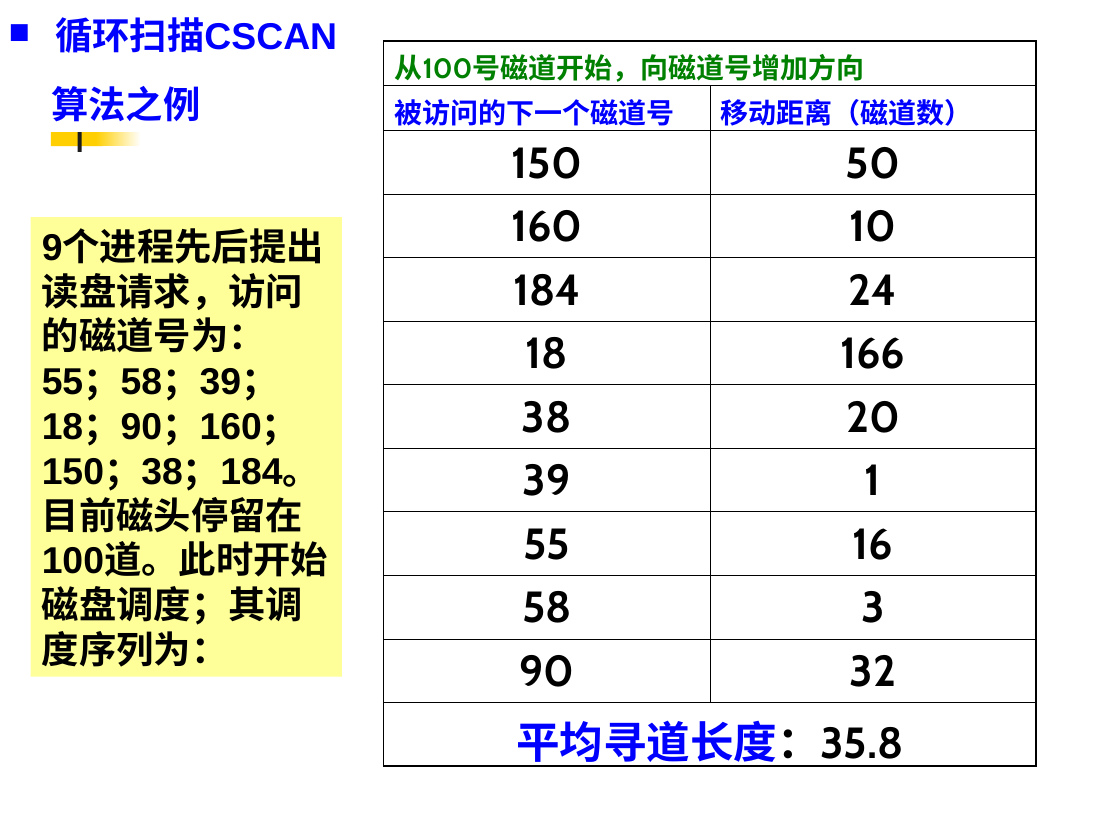
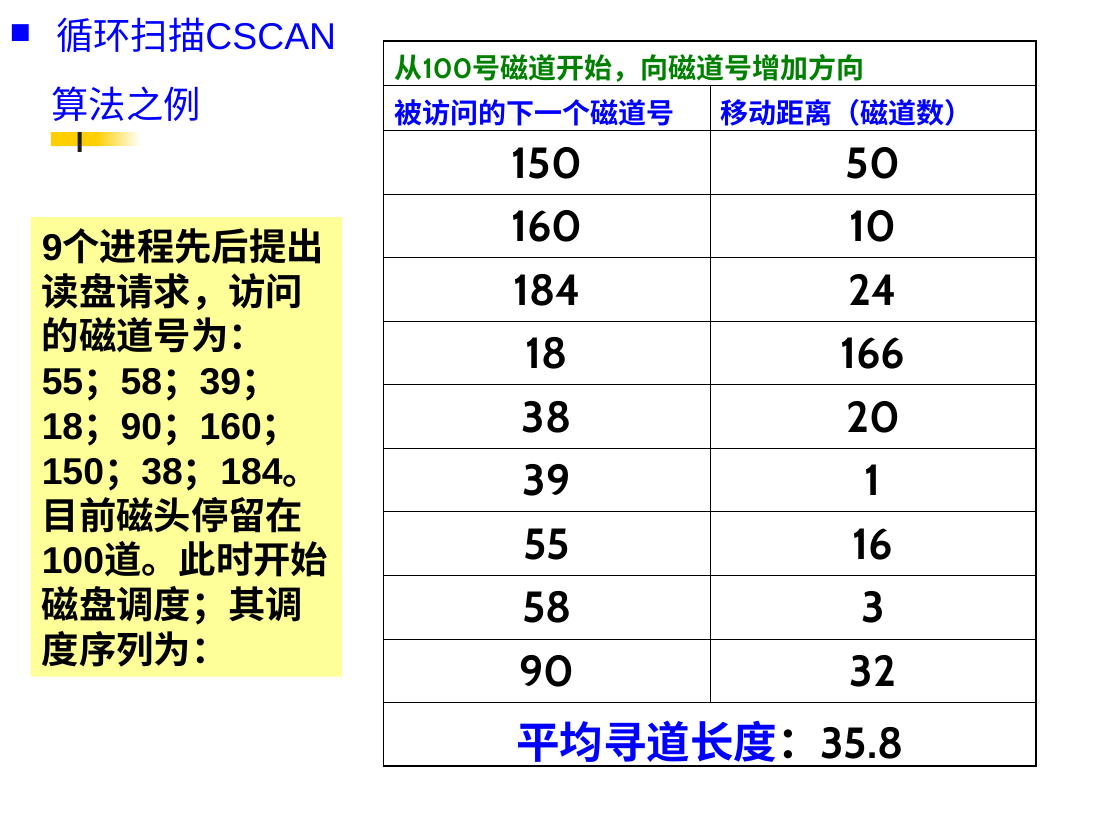
Before and after one commit to edu2act/course-OS, a slide deck: slide 72 of materials/slides/OS_Chap 6.ppt. Drawn at 1120x840 pixels with LibreOffice and Linux fonts; fonts in the diff are those of the drawing. Boxes give left, top, right and bottom in pixels: in the first picture for what was removed or moved away, otherwise in the second. Text is boxed around its words. In the diff, an @@ line names an element or a change of style, - is before the commit and + after.

```diff
--- a/materials/slides/OS_Chap 6.ppt
+++ b/materials/slides/OS_Chap 6.ppt
@@ text "循环扫描CSCAN" at <box>52,17,336,121</box>: bold off @@
```
Also in this commit, not shown: 29 other slides changed, 3 other files.
